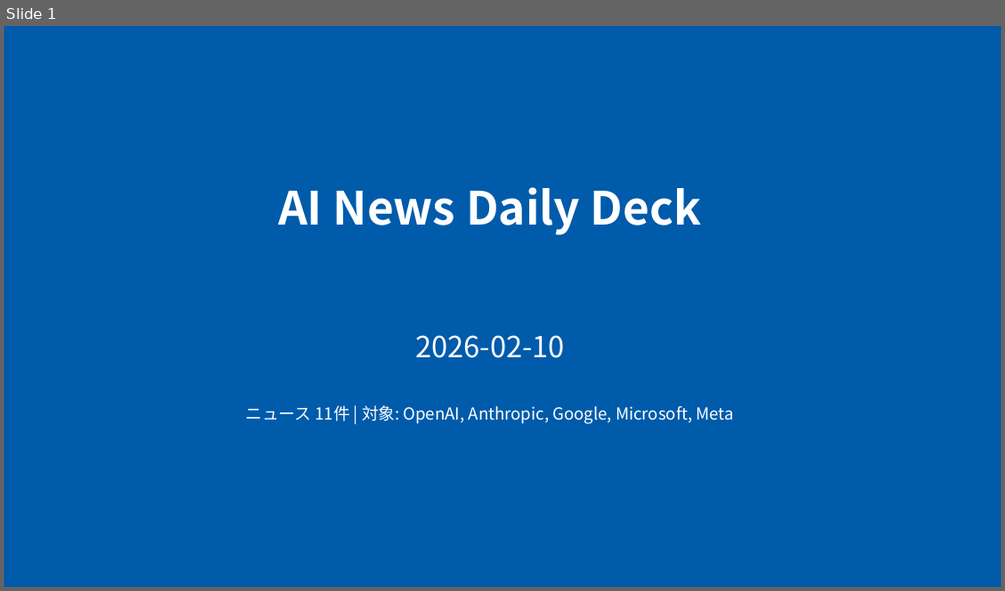
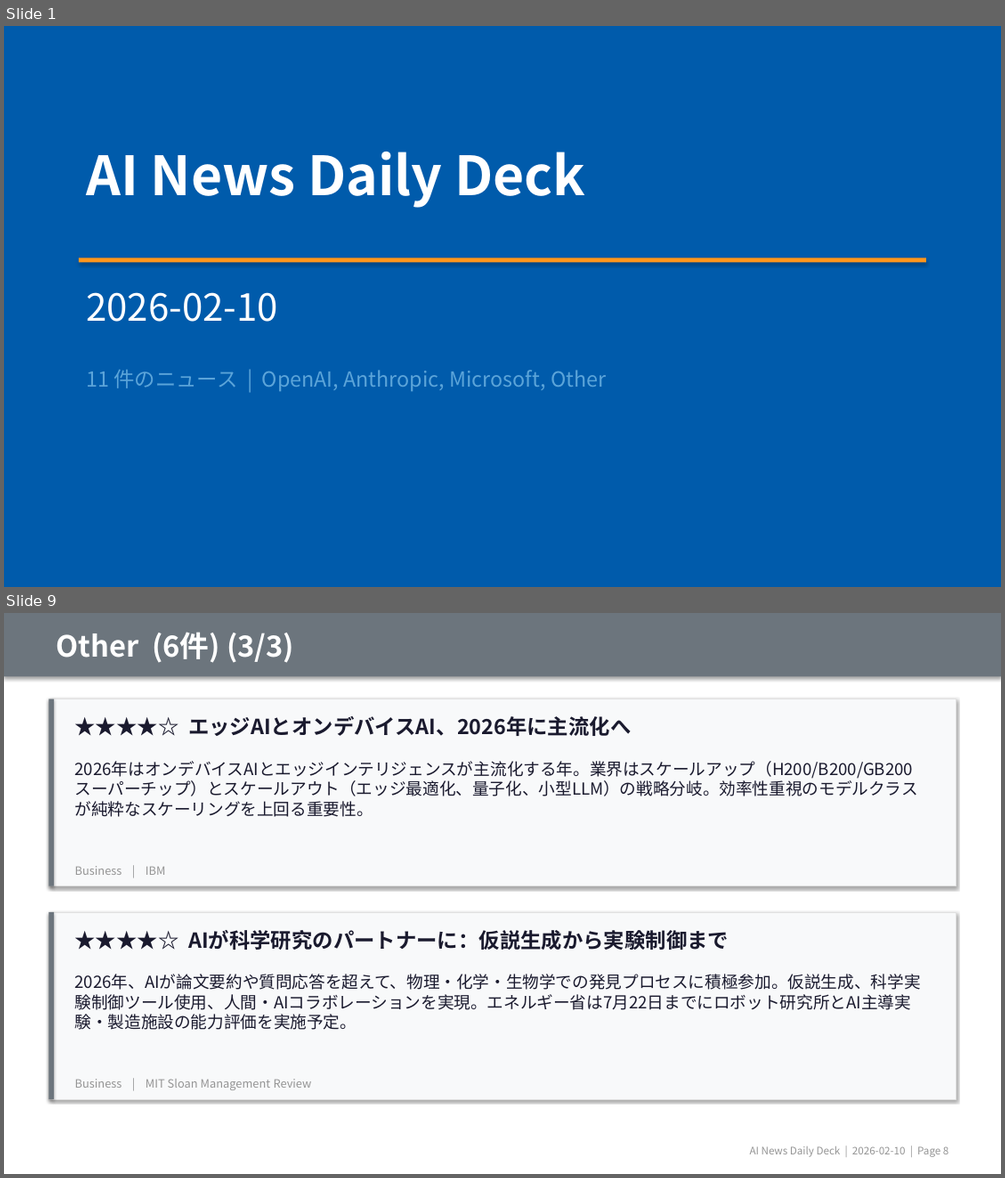
Before and after one commit to chel2311/ai-news-deck-reports, a slide deck: 2026-02-10/report.pptx. Shown one above the other, each under a label of ours: slide 1 before the commit, slides 1 and 9 after it; the slides between them are not shown. The pictures are 1005x591 and 1005x1178 pixels, drawn with LibreOffice and Linux fonts; fonts in the diff are those of the drawing. Boxes give left, top, right and bottom in pixels: in the first picture for what was removed or moved away, otherwise in the second. Text is boxed around its words. In the diff, an @@ line names an element or a change of style, - is before the commit and + after.

```diff
--- a/2026-02-10/report.pptx
+++ b/2026-02-10/report.pptx
@@ slide 9 added at bbox=[4, 613, 1001, 1174], background #FFFFFF @@
@@ rectangle added at bbox=[4, 613, 1001, 676], fill #6C757D @@
@@ text added at bbox=[57, 632, 294, 663], 28 pt, text #FFFFFF, bold @@
+Other (6件) (3/3)
@@ rectangle added at bbox=[48, 699, 956, 886], fill #F8F9FA, outline #E0E0E0 0.5 pt @@
@@ rectangle added at bbox=[48, 699, 54, 886], fill #6C757D @@
@@ text added at bbox=[188, 716, 631, 736], 20 pt, text #1A1A2E, bold @@
+★★★★☆ エッジAIとオンデバイスAI、2026年に主流化へ
@@ text added at bbox=[75, 761, 918, 817], 16 pt, text #1A1A2E @@
+2026年はオンデバイスAIとエッジインテリジェンスが主流化する年。業界はスケールアップ（H200/B200/GB200スーパーチップ）とスケールアウト（エッジ最適化、量子化、小型LLM）の戦略分岐。効率性重視のモデルクラスが純粋なスケーリングを上回る重要性。
@@ text added at bbox=[75, 866, 166, 875], 11 pt, text #959595 @@
+Business | IBM
@@ rectangle added at bbox=[48, 912, 956, 1099], fill #F8F9FA, outline #E0E0E0 0.5 pt @@
@@ rectangle added at bbox=[48, 912, 54, 1099], fill #6C757D @@
@@ text added at bbox=[188, 930, 728, 949], 20 pt, text #1A1A2E, bold @@
+★★★★☆ AIが科学研究のパートナーに：仮説生成から実験制御まで
@@ text added at bbox=[75, 973, 921, 1030], 16 pt, text #1A1A2E @@
+2026年、AIが論文要約や質問応答を超えて、物理・化学・生物学での発見プロセスに積極参加。仮説生成、科学実験制御ツール使用、人間・AIコラボレーションを実現。エネルギー省は7月22日までにロボット研究所とAI主導実験・製造施設の能力評価を実施予定。
@@ text added at bbox=[75, 1078, 312, 1090], 11 pt, text #959595 @@
+Business | MIT Sloan Management Review
@@ text added at bbox=[750, 1146, 948, 1157], 10 pt, text #959595 @@
+AI News Daily Deck | 2026-02-10 | Page 8
@@ slide 1 changed as well @@
@@ text "AI News Daily Deck": place and size @@
-text "AI News Daily Deck" at bbox=[278, 187, 702, 235]
+text "AI News Daily Deck" at bbox=[86, 151, 585, 208]
@@ text "AI News Daily Deck" at bbox=[86, 151, 585, 208]: size 44 to 52 pt; alignment centre to left @@
@@ rectangle added at bbox=[79, 257, 926, 263], fill #FF961C @@
@@ text "2026-02-10": place and size @@
-text "2026-02-10" at bbox=[415, 335, 565, 358]
+text "2026-02-10" at bbox=[86, 292, 278, 321]
@@ text "2026-02-10" at bbox=[86, 292, 278, 321]: size 28 to 36 pt; alignment centre to left @@
@@ text at bbox=[86, 370, 606, 391]: text changed; size 16 to 20 pt; text colour #FFFFFF to #5BA4D9 @@
-ニュース 11件 | 対象: OpenAI, Anthropic, Google, Microsoft, Meta
+11 件のニュース | OpenAI, Anthropic, Microsoft, Other
```
Also in this commit, not shown: 7 other slides changed, 6 other slides added, 1 slide removed, 7 other files.
